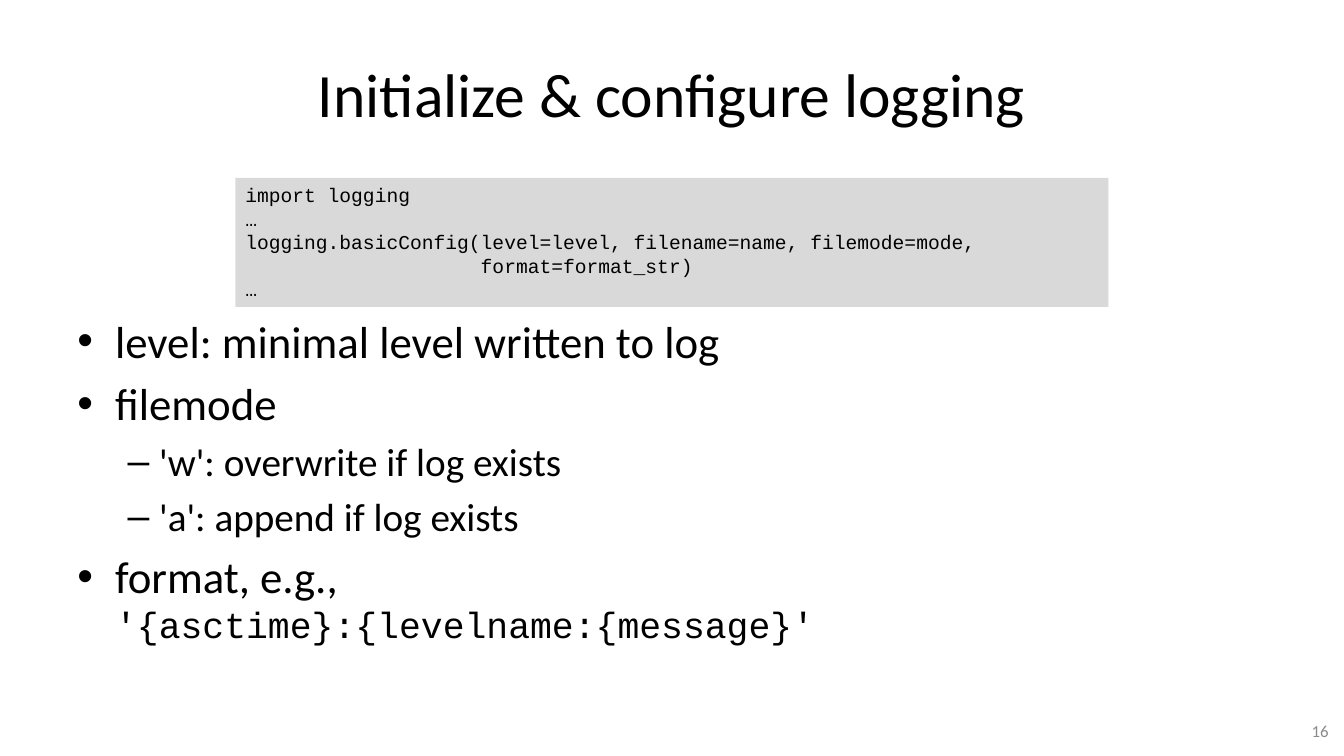
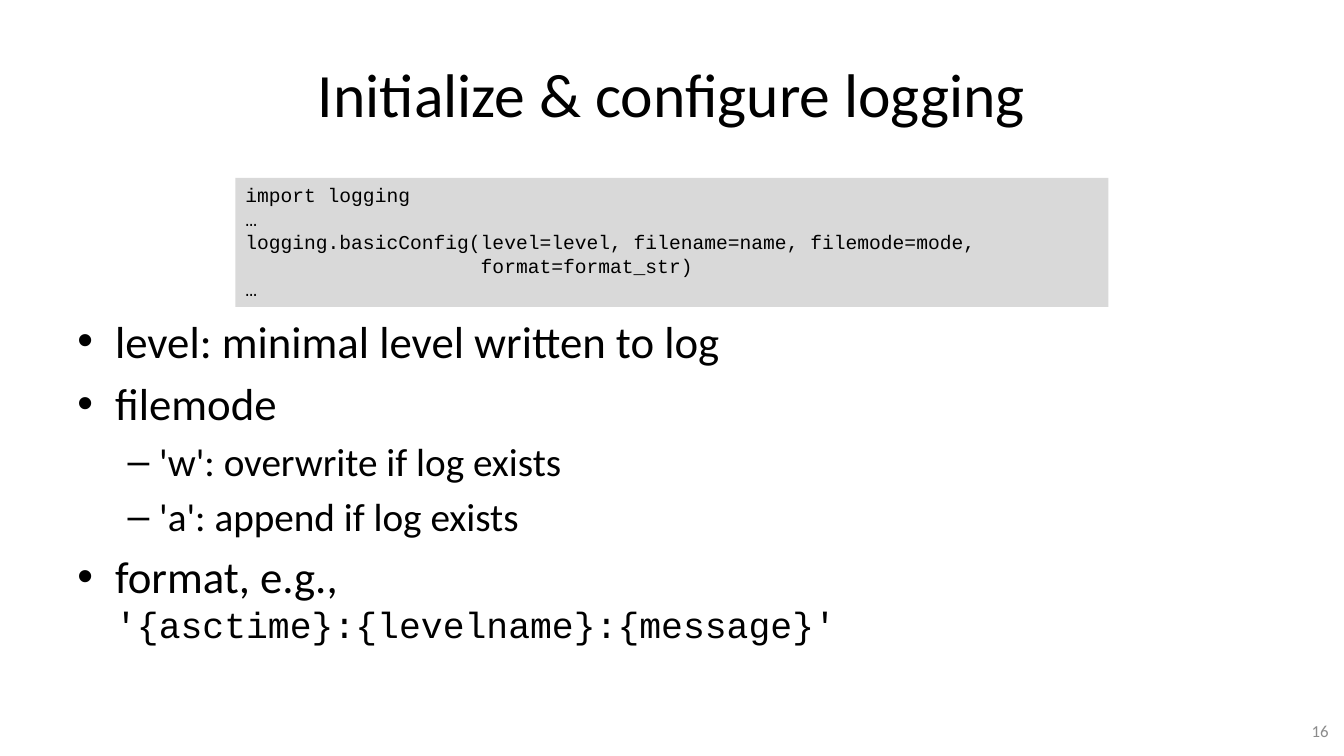
Before and after one commit to gjbex/Python-for-systems-programming, a slide deck: slide 16 of python_for_systems_programming.pptx. Drawn at 1344x756 pixels with LibreOffice and Linux fonts; fonts in the diff are those of the drawing. Boxes give left, top, right and bottom in pixels: in the first picture for what was removed or moved away, otherwise in the second. Text is boxed around its words. In the diff, an @@ line names an element or a change of style, - is before the commit and + after.

Commit message:
Fix typo

```diff
--- a/python_for_systems_programming.pptx
+++ b/python_for_systems_programming.pptx
@@ text at (115, 562, 836, 646): text changed @@
-• format, e.g.,
-  '{asctime}:{levelname:{message}'
+• format, e.g.,
+  '{asctime}:{levelname}:{message}'
```
